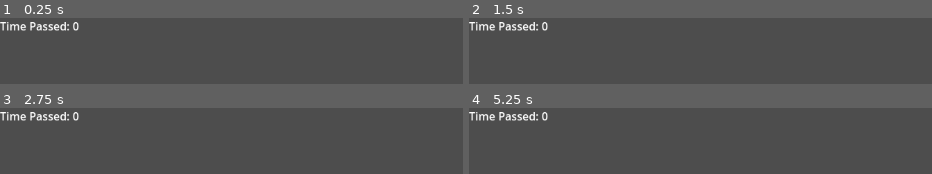
Above: before the commit, frames 1-4 (two rows, left to right).
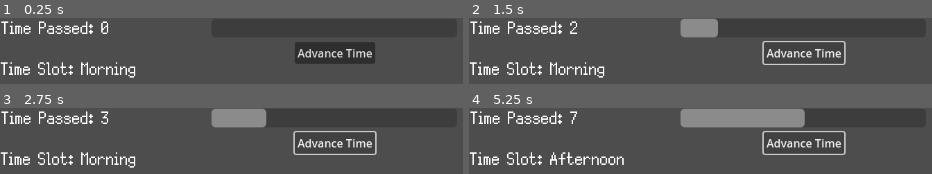
Above: after the commit, the same moments.

Repository: Noobulus/Mecha-Oregon-Trail
Game: Godot game, scene res://Scenes/test_scene.tscn
The game is run twice, just before and just after one commit, with the same random seed, the same clock (stepped at 60 frames per second) and the same inputs.
Inputs (mouse positions are in pixels of both pictures, inside the frame that each line leads up to):
- Up to frame 1 (0.25 s): no input
- Up to frame 2 (1.5 s): click (802, 52) at 0.5 s, where only the run after the commit has a clickable "Advance Time"; click (802, 52) at 1.25 s, where only the run after the commit has a clickable "Advance Time"
- Up to frame 3 (2.75 s): click (333, 142) at 2 s, where only the run after the commit has a clickable "Advance Time"
- Up to frame 4 (5.25 s): tap Enter at 2.75, 4.25 s; tap Space at 3.5, 5 s

The runs differ from the first frame. In frame 1, 9.6% of the frame differs, in the area x 0-81%, y 4-91%; in frame 2, 8.3%; in frame 3, 9.4%; in frame 4, 14%, in the area x 0-82%, y 1-87%.

Commit message:
Time Test

Diff:
--- a/Scenes/TimeManager.gd
+++ b/Scenes/TimeManager.gd
@@ -1,21 +1,41 @@
 extends Node2D
-
+#  Lucy wrote this
 var turns_passed = 0
 var time_slot_length = 5
 var time_slot_count = 3
 var day_length
-var current_time_slot = "dummy"
+var current_time_slot = "Dummy"
 var time_passsed_display
+var time_slot_display
+var time_bar_display
 
 # Called when the node enters the scene tree for the first time.
 func _ready():
 	time_passsed_display = $TimePassedDisplay
+	time_slot_display = $TimeSlotDisplay
+	time_bar_display = $ProgressBar
 	day_length = time_slot_length * time_slot_count
-	update_text()
+	current_time_slot = time_slot_check()
+	update_display()
 
 func advance_time(turns):
 	turns_passed += turns
+	current_time_slot = time_slot_check()
+	update_display()
 
+func update_display():
+	time_passsed_display.set_text("Time Passed: " + str(turns_passed))
+	time_slot_display.set_text("Time Slot: " + current_time_slot)
+	time_bar_display.set_value(turns_passed % day_length)
 
-func update_text():
-	time_passsed_display.set_text("Time Passed: " + str(turns_passed))
+func time_slot_check():
+	var time_in_day = turns_passed % day_length
+	if (time_in_day > time_slot_length * 2):
+		return "Night"
+	elif (time_in_day > time_slot_length):
+		return "Afternoon"
+	else:
+		return "Morning"
+
+func _on_button_pressed():
+	advance_time(1)
--- a/Scenes/test_scene.tscn
+++ b/Scenes/test_scene.tscn
@@ -1,6 +1,11 @@
-[gd_scene load_steps=2 format=3 uid="uid://dxh5nmee2dv0n"]
+[gd_scene load_steps=4 format=3 uid="uid://dxh5nmee2dv0n"]
 
 [ext_resource type="Script" path="res://Scenes/TimeManager.gd" id="1_1r1ds"]
+[ext_resource type="FontFile" uid="uid://dccu33twv0ks8" path="res://Assets/Silver.ttf" id="2_ctguj"]
+
+[sub_resource type="Theme" id="Theme_877s7"]
+Fonts/fonts/large = ExtResource("2_ctguj")
+Fonts/fonts/normal = ExtResource("2_ctguj")
 
 [node name="TestScene" type="Node2D"]
 
@@ -8,7 +13,44 @@
 script = ExtResource("1_1r1ds")
 
 [node name="TimePassedDisplay" type="RichTextLabel" parent="TimeManager"]
-offset_right = 203.0
-offset_bottom = 58.0
-text = "
+texture_filter = 1
+texture_repeat = 1
+offset_left = 2.0
+offset_top = -1.0
+offset_right = 305.0
+offset_bottom = 57.0
+theme = SubResource("Theme_877s7")
+theme_override_fonts/normal_font = ExtResource("2_ctguj")
+theme_override_font_sizes/normal_font_size = 38
+text = "test"
+
+[node name="TimeSlotDisplay" type="RichTextLabel" parent="TimeManager"]
+texture_filter = 1
+texture_repeat = 1
+offset_left = 1.0
+offset_top = 58.0
+offset_right = 305.0
+offset_bottom = 116.0
+theme_override_fonts/normal_font = ExtResource("2_ctguj")
+theme_override_font_sizes/normal_font_size = 38
+text = "test
 "
+
+[node name="Button" type="Button" parent="TimeManager"]
+offset_left = 425.0
+offset_top = 35.0
+offset_right = 541.0
+offset_bottom = 66.0
+text = "Advance Time"
+
+[node name="ProgressBar" type="ProgressBar" parent="TimeManager"]
+offset_left = 305.0
+offset_top = 1.0
+offset_right = 659.0
+offset_bottom = 28.0
+max_value = 14.0
+step = 1.0
+allow_greater = true
+show_percentage = false
+
+[connection signal="pressed" from="TimeManager/Button" to="TimeManager" method="_on_button_pressed"]
Binary file added: Assets/Silver.ttf
Not shown, added: Assets/Silver.ttf.import
